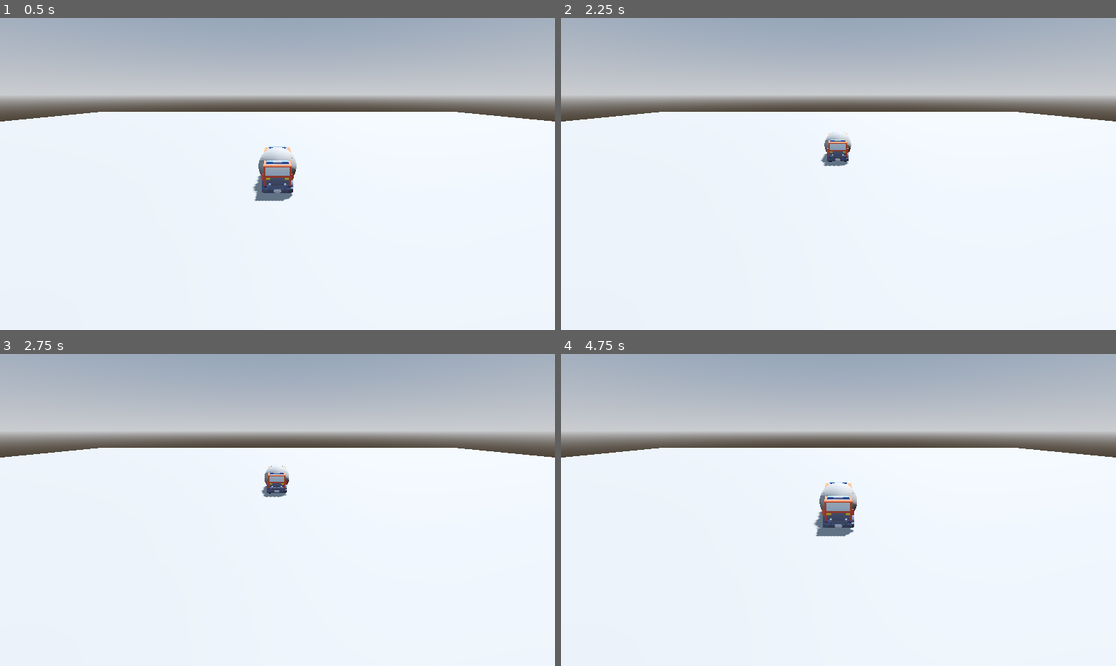
Above: before the commit, frames 1-4 (two rows, left to right).
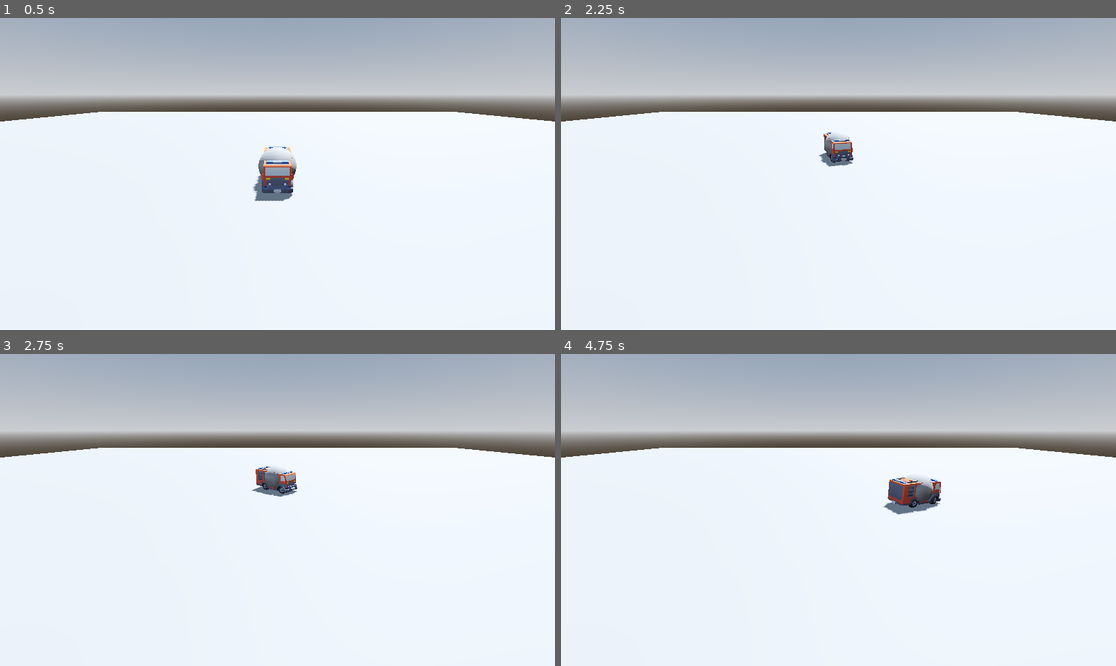
Above: after the commit, the same moments.

Repository: mpowell773/FireFighter
Game: Godot game, scene res://Scenes/main.tscn
Same seed, same stepped clock (60 frames per second), same inputs: the game is played once before the commit and once after it.
Inputs:
- Up to frame 1 (0.5 s): no input
- Up to frame 2 (2.25 s): hold D (steer_right) 0.53-1.28 s; tap Enter at 1.25 s; hold S (brake) 1.28-2.03 s; hold D (steer_right) from 2.03 s (still down)
- Up to frame 3 (2.75 s): keep holding D (steer_right)
- Up to frame 4 (4.75 s): release D (steer_right) at 2.78 s; hold W (accelerate) 2.78-3.53 s; hold A (steer_left) from 3.53 s (still down)

Frame 1 is identical in both runs. In frame 2, 0.2% of the frame differs, in the area x 46-53%, y 36-48%; in frame 3, 0.5%; in frame 4, 2.0%, in the area x 45-69%, y 39-59%.

Commit message:
Add rotation to driving and adjust values so car drives in proper direction

Diff:
--- a/fire-fighter/Scenes/fire_truck.gd
+++ b/fire-fighter/Scenes/fire_truck.gd
@@ -17,6 +17,7 @@
 var turn_speed := 4.0
 # Below this speed value, car won't turn
 var turn_stop_limit := 0.75
+var set_z_movement := -1.0
 
 var speed_input := 0.0
 var turn_input := 0.0
@@ -24,15 +25,28 @@
 
 func _physics_process(_delta: float) -> void:
 	car_mesh.position = position + sphere_offset
+
 	if ground_ray.is_colliding():
-		apply_central_force(car_mesh.global_transform.basis.z * speed_input)
+		apply_central_force(-car_mesh.global_transform.basis.z * speed_input)
 
 
-func _process(_delta: float) -> void:
+func _process(delta: float) -> void:
 	if not ground_ray.is_colliding():
-		print("in air")
 		return
-	speed_input = Input.get_axis("brake", "accelerate") * acceleration
-	turn_input = Input.get_axis("steer_left", "steer_right") * deg_to_rad(steering)
+
+	if Input.is_action_just_pressed("accelerate"):
+		set_z_movement = -1.0
+	elif Input.is_action_just_pressed("brake"):
+		set_z_movement = 1.0
+
+	speed_input = Input.get_axis("brake", "accelerate") * acceleration * -1.0
+	turn_input = Input.get_axis("steer_left", "steer_right") * deg_to_rad(steering) * set_z_movement
 	wheel_right.rotation.y = turn_input
 	wheel_left.rotation.y = turn_input
+
+	if linear_velocity.length() > turn_stop_limit:
+		var new_basis := car_mesh.global_transform.basis.rotated(car_mesh.global_transform.basis.y, turn_input)
+		car_mesh.global_transform.basis = car_mesh.global_transform.basis.slerp(new_basis, turn_speed * delta)
+		# Repeated rotations will cause distortion due to floating point imprecision.
+		# To counteract this, utilize the method orthonormalized.
+		car_mesh.global_transform = car_mesh.global_transform.orthonormalized()
